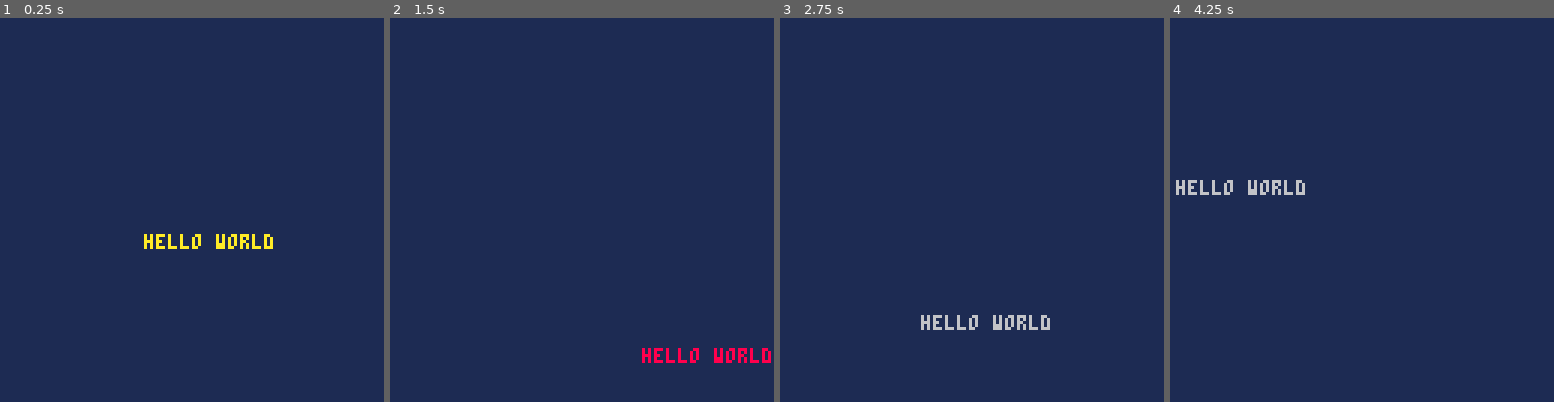
Above: before the commit, frames 1-4 (left to right).
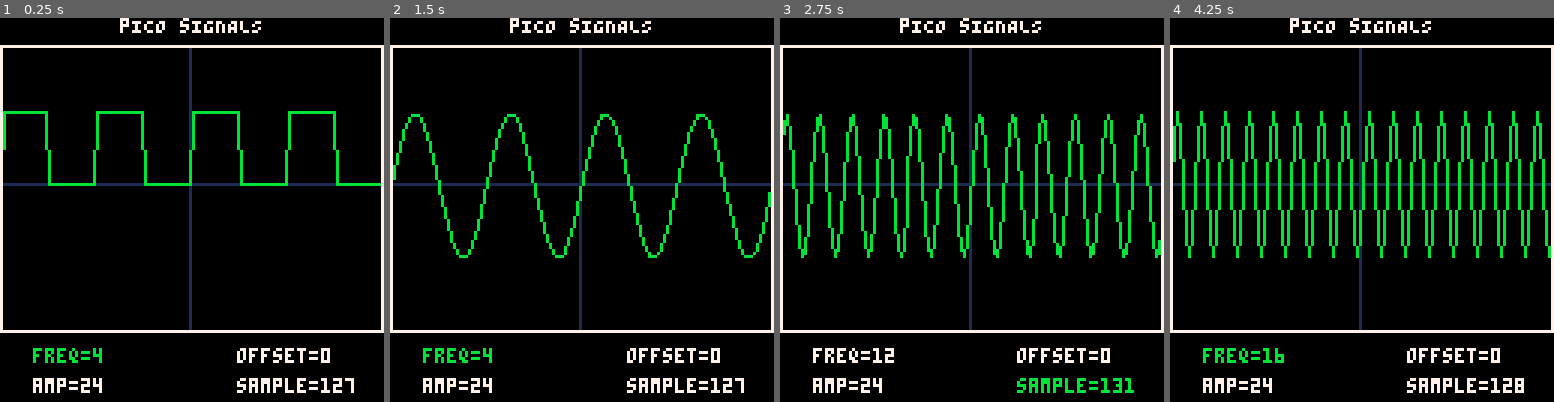
Above: after the commit, the same moments.

Repository: barrettotte/pico-signals
Game: PICO-8 cartridge pico-signals.p8
Same seed, same stepped clock (60 frames per second), same inputs: the game is played once before the commit and once after it.
Inputs:
- Up to frame 1 (0.25 s): no input
- Up to frame 2 (1.5 s): tap X (X key) at 0.33, 1.07 s
- Up to frame 3 (2.75 s): hold Right 1.6-2.1 s; tap X (X key) at 1.85 s; hold Up 2.15-2.42 s; hold Right from 2.47 s (still down)
- Up to frame 4 (4.25 s): tap X (X key) at 2.97, 4.08 s; release Right at 3.03 s; hold Left 3.08-3.58 s; hold Down 3.63-3.97 s; hold Right from 4.02 s (still down)

The runs differ from the first frame. In frame 1, 99% of the frame differs, in the area x 0-100%, y 0-100%; in frame 2, 99%; in frame 3, 99%; in frame 4, 99%.

Commit message:
sine and square wave base implementation

Diff:
--- a/pico-signals.p8
+++ b/pico-signals.p8
@@ -1,28 +1,137 @@
 pico-8 cartridge // http://www.pico-8.com
 version 38
 __lua__
--- pico signals
--- barrett otte. 2022
+-- pICO sIGNALS
+-- bARRETT oTTE. 2022
 
 function _init()
-  msg = "hello world"
-  x = 40
-  y = 64
-  dx = 1
-  dy = 1
+  sig = {
+    freq = 4,
+    amp = 24,
+    offset = 55,
+    sample = 127
+  }
+  settings = {
+    "freq",
+    "amp",
+    "offset",
+    "sample"
+  }
+  waveforms = {
+    "sine",
+    "square",
+    "triangle"
+  }
+  setting = 0
+  waveform = 1--0
+  last = time()
 end
 
 function _update()
-  x += dx y += dy
+  local s = settings[setting + 1]
 
-  if x < 1 or x > 128 - #msg*4 then
-    dx *= -1
-  elseif y < 1 or y > 127-5 then
-    dy *= -1
+  if btn(❎) and (time() - last) > 0.25 then
+    waveform += 1
+    if waveform >= #waveforms then
+      waveform = 0
+    end
+    last = time()
   end
+
+  if (time() - last) < 0.05 then
+    return -- debounce
+  end
+
+	if btn(➡️) then
+    sig[s] = min(sig[s]+1, 255)
+    last = time()
+	end
+
+	if btn(⬅️) then
+    sig[s] -= 1
+    if setting ~= 3 then
+      sig[s] = max(sig[s], 0)
+    end
+    last = time()
+	end
+
+	if btnp(⬆️) then
+		setting -= 1
+    last = time()
+	end
+
+	if btnp(⬇️) then
+    setting += 1
+    last = time()
+	end
+
+	setting %= #settings
 end
 
 function _draw()
-  cls(1)
-  print(msg, x, y, 8+dx+dy)
+	cls()
+
+  -- axes
+  line(63, 10, 63, 105, 1)
+  line(0, 55, 127, 55, 1)
+
+  draw_signal()
+
+  -- border
+  rectfill(0, 0, 127, 8, 0)
+  line(0, 9, 127, 9, 7)
+  line(0, 104, 127, 104, 7)
+  line(0, 10, 0, 104, 7)
+  line(127, 10, 127, 104, 7)
+  rectfill(0, 105, 127, 127, 0)
+
+  print("pICO sIGNALS", 40, 0, 7)
+	draw_menu()
 end
+
+function draw_signal()
+  local p = 128 / sig.freq
+	local dx = 128 / sig.sample
+
+	for x=0,127,dx do
+    if waveform == 0 then
+		  line(x, ceil(sig.amp * sin(x/p) + sig.offset), x+dx, ceil(sig.amp * sin((x+dx) / p) + sig.offset), 11)
+    elseif waveform == 1 then
+      line(x, sig.amp * min(sgn(sin(x/p)),0) + sig.offset, x+dx, sig.amp * min(sgn(sin((x+dx)/p)),0) + sig.offset, 11)
+    elseif waveform == 2 then
+      -- https://en.wikipedia.org/wiki/Triangle_wave  (use general definition)
+      line(x, sig.amp * (1) + sig.offset, x+dx, sig.amp * (1) + sig.offset, 11)
+    else
+      line(x, sig.amp * sin(x/p) + sig.offset, x+dx, sig.amp * sin((x+dx) / p + sig.offset), 11)
+    end
+	end
+end
+
+function draw_menu()
+	local x = 8
+	local y = 107
+
+	for i=1,#settings do
+		local s = settings[i]
+    local v = sig[s]
+
+    if i == 3 then
+      v = 128-v-73 -- zero adjust offset value
+    end
+
+    -- show selected menu entry
+    local c = 7
+    if s == settings[setting + 1] then
+      c = 11
+    end
+
+    -- next column of menu
+    if i == 3 then
+      x += 68
+      y = 107
+    end
+
+		print(s.."="..v, x+3, y+3, c)
+		y += 10
+	end
+end
Not shown, changed: pico-signals.p8.png
